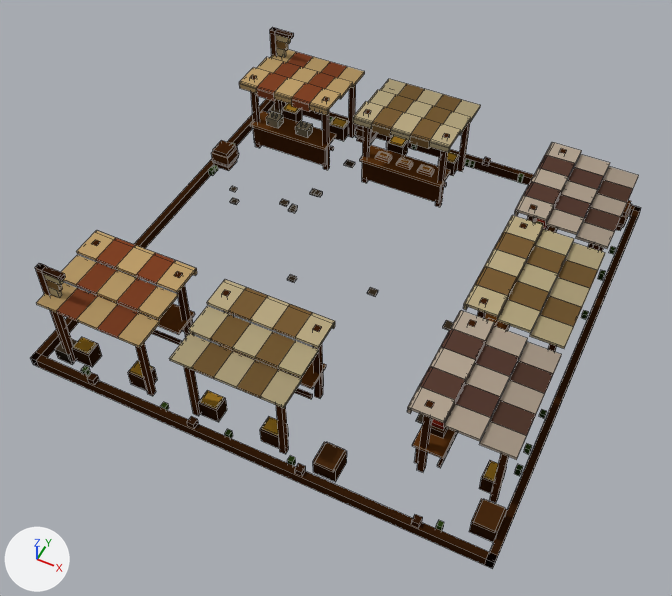
Before and after pictures for a commit that changed the Blender file asset_creation/houses/market.blend.
Both versions are drawn from a camera (50 mm lens) standing at (6.99, -15.29, 18.08) and looking at (-0.05, -1.21, 0.48). Arrows for +X, +Y and +Z are at lower left; the lights stay in place. The picture after the commit comes second. Mesh edges are drawn as thin lines.

In view in the first picture: 'Market'.
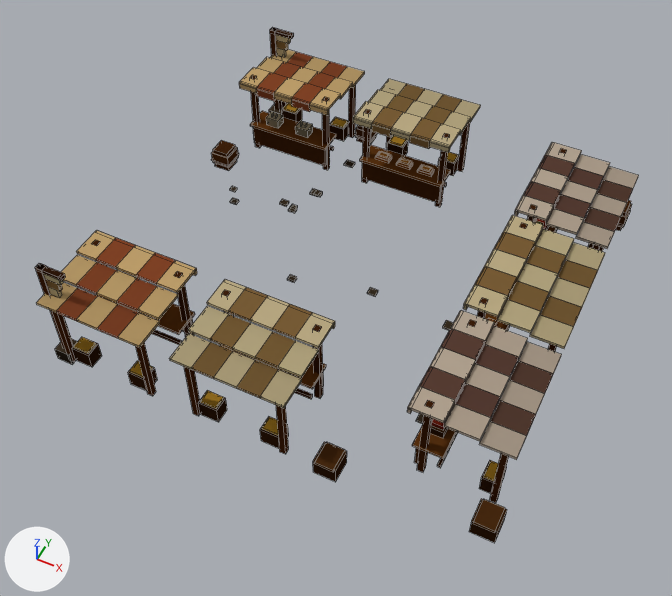
Pixel boxes [x1, y1, x2, y2] of what changed, in the pictures (672 x 596 px):
'Market', reshaped
    before: [30, 27, 641, 569]
    after: [35, 27, 639, 543]
part 1 of me_market, deleted
    before: [30, 99, 641, 569]

What changed in the scene script:
```text
Change me_market:
    used by ob_market; location = (0.0, 0.0, 0.0)
    remove me_market.from_pydata(...)  # 2800 vertices, 2100 faces; spans x -6.0..6.0, y -6.0..6.0, z -0.16..3.02
    add me_market.from_pydata(...)  # 2528 vertices, 1896 faces; spans x -5.9..5.84, y -5.74..5.82, z -0.16..3.02
    me_market part 1: 34 loose pieces with 272 vertices, spanning x -6.0..6.0, y -6.0..6.0, z -0.16..0.26, are deleted
```
